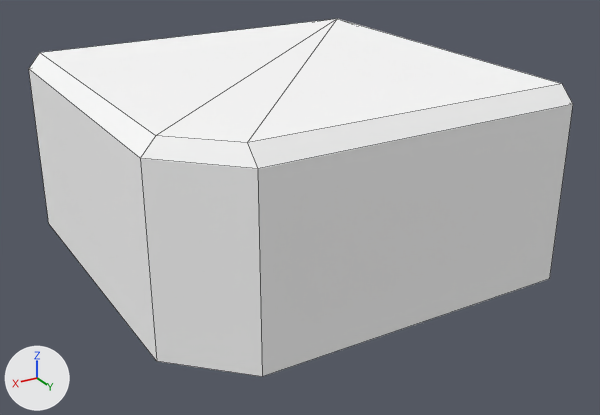
Two versions of the FBX model Unity/Assets/3D/SM_PlatformCorner.fbx, one commit apart.
Both versions are drawn from a 50 mm camera at (9.08, 13.71, 6.03) aimed at (3.0, 3.57, 0.96). The lights are fixed; the arrows at lower left show +X, +Y and +Z. Mesh edges are drawn as thin lines. Where no turn or scale is listed for an object, it has been applied to the vertices.

The first picture shows 'SM_PlatformCorner'.
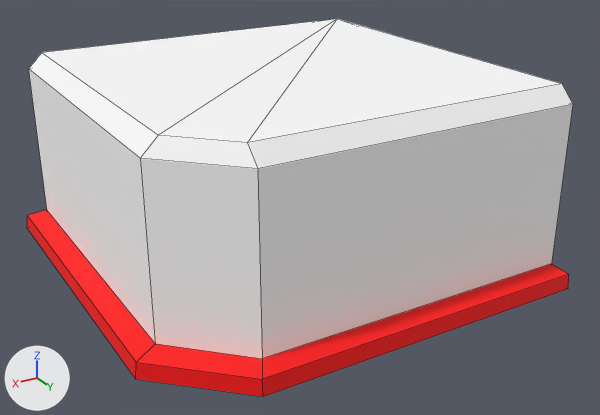
Pixel boxes (x1, y1, x2, y2) of what changed, in the pictures (600 x 415 px):
```json
{"object": "SM_Platform_CornerTrim", "change": "added", "after": [27, 210, 569, 397], "on screen": "red"}
```

The change, as JSON lines over the scene's bpy script:
```json
{"op": "add", "block": "mat_mat_redtrim", "code": ["mat_mat_redtrim = principled_material('MAT_RedTrim')", "mat_mat_redtrim.base_color = (1.0, 0.0, 0.0)  # red #ff0000", "mat_mat_redtrim.roughness = 0.749"]}
{"op": "add", "block": "me_mesh_001", "code": ["me_mesh_001 = bpy.data.meshes.new('Mesh.001')", "me_mesh_001.from_pydata([(6.0, 5.0, 0.0), (6.0, 5.0, 0.26), (6.37, 5.24, 0.0), (6.34, 5.24, 0.24), (6.0, 0.0, 0.26), (6.0, 0.0, 0.0), (6.37, 0.0, 0.0), (6.34, 0.0, 0.24), (0.0, 6.0, 0.0), (0.0, 6.0, 0.26), (0.0, 6.37, 0.0), (0.0, 6.34, 0.24), (5.0, 6.0, 0.26), (5.0, 6.0, 0.0), (5.19, 6.37, 0.0), (5.19, 6.34, 0.24)], [], [(4, 5, 6, 7), (1, 0, 5, 4), (0, 2, 6, 5), (2, 3, 7, 6), (3, 1, 4, 7), (9, 8, 13, 12), (8, 10, 14, 13), (10, 11, 15, 14), (11, 9, 12, 15), (11, 10, 8, 9), (2, 0, 13, 14), (0, 1, 12, 13), (1, 3, 15, 12), (2, 14, 15, 3)])", "me_mesh_001.materials.append(mat_mat_redtrim)  # red #ff0000"]}
{"op": "add", "block": "ob_sm_platform_cornertrim", "code": ["ob_sm_platform_cornertrim = bpy.data.objects.new('SM_Platform_CornerTrim', me_mesh_001)", "ob_sm_platform_cornertrim.location = (0.0, 0.0, 0.0)"]}
```
